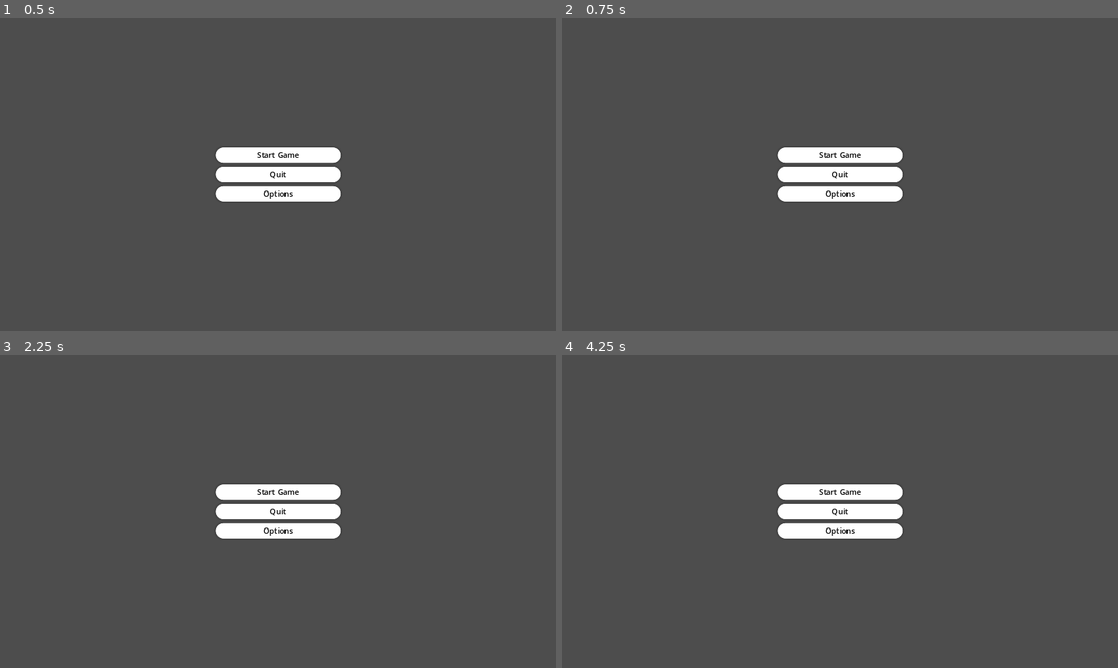
Above: before the commit, frames 1-4 (two rows, left to right).
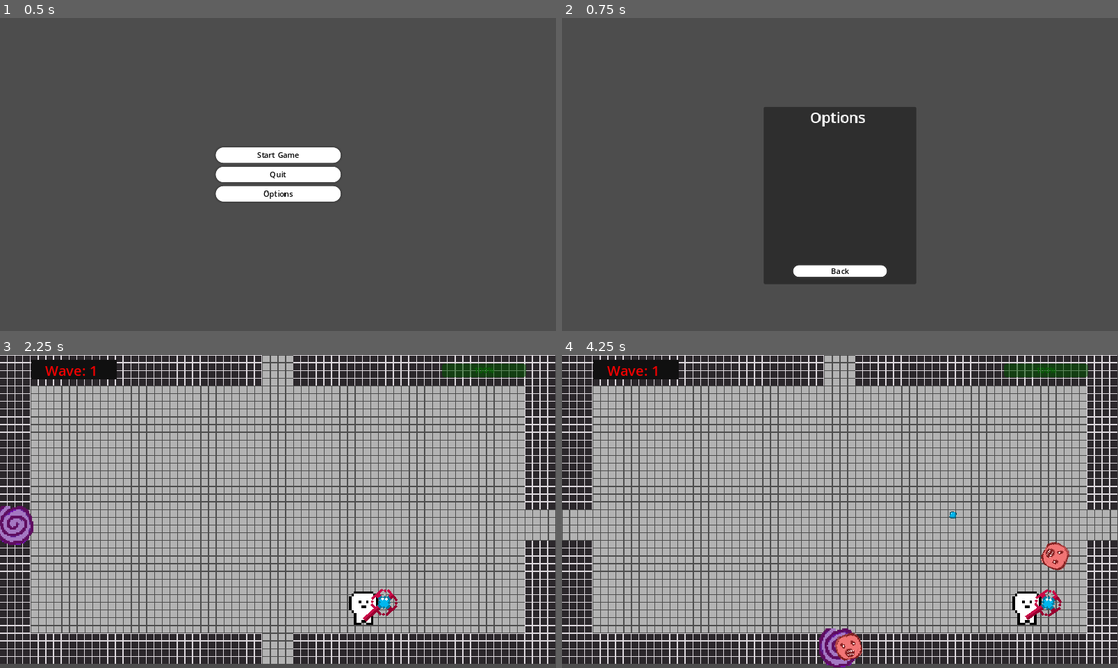
Above: after the commit, the same moments.

Repository: PlerbDraw/tony-nguyen-project
Game: Godot game, scene res://main_menu.tscn
Same seed, same stepped clock (60 frames per second), same inputs: the game is played once before the commit and once after it. This scene is started directly instead of the project's main scene.
Inputs (mouse positions are in pixels of both pictures, inside the frame that each line leads up to):
- Up to frame 1 (0.5 s): no input
- Up to frame 2 (0.75 s): click "Options" at 0.5 s
- Up to frame 3 (2.25 s): click (278, 608) at 1.25 s, where only the run after the commit has a clickable "Back"; click "Start Game" at 2 s
- Up to frame 4 (4.25 s): click (840, 492) at 2.75 s, where only the run before the commit has a clickable "Start Game"; move the mouse to (962, 495) at 3.52 s; hold Right (ui_right) from 3.53 s (still down); tap F (fire) at 3.6 s

Frame 1 is identical in both runs. In frame 2, 15% of the frame differs, in the area x 36-64%, y 28-85%; in frame 3, 83%; in frame 4, 83%, in the area x 0-100%, y 0-100%.

Commit message:
Menu work

Diff:
--- a/tony-nguyen-game-project-2-month/main_menu.gd
+++ b/tony-nguyen-game-project-2-month/main_menu.gd
@@ -1,14 +1,27 @@
 extends Control
+
+@onready var main_buttons: VBoxContainer = $MainButtons
+@onready var options: Panel = $Options
+
+func _ready():
+	main_buttons.visible = true
+	options.visible = false
+
 
 
 func _on_start_pressed():
-	get_tree().change_scene_to_file("res://game.tscn")
+	get_tree().change_scene_to_file("res://player_scenes/game.tscn")
 
 
 
 func _on_quit_pressed() -> void:
-	pass # Replace with function body.
+	get_tree().quit()
 
 
-func _on_options_pressed() -> void:
-	pass # Replace with function body.
+func _on_options_pressed():
+	main_buttons.visible = false
+	options.visible = true
+
+
+func _on_back_options_pressed() -> void:
+	_ready()
--- a/tony-nguyen-game-project-2-month/main_menu.tscn
+++ b/tony-nguyen-game-project-2-month/main_menu.tscn
@@ -11,8 +11,6 @@
 shadow_color = Color(0.22, 0.22, 0.22, 0.6)
 shadow_size = 5
 
-[sub_resource type="StyleBoxTexture" id="StyleBoxTexture_qpju0"]
-
 [node name="main_menu" type="Control"]
 layout_mode = 3
 anchors_preset = 8
@@ -24,7 +22,7 @@
 grow_vertical = 2
 script = ExtResource("1_xdpox")
 
-[node name="VBoxContainer" type="VBoxContainer" parent="."]
+[node name="MainButtons" type="VBoxContainer" parent="."]
 layout_mode = 1
 anchors_preset = 8
 anchor_left = 0.5
@@ -39,7 +37,7 @@
 grow_vertical = 2
 theme_override_constants/separation = 8
 
-[node name="start" type="Button" parent="VBoxContainer"]
+[node name="start" type="Button" parent="MainButtons"]
 layout_mode = 2
 size_flags_vertical = 3
 theme_override_colors/font_color = Color(0, 0, 0, 1)
@@ -48,7 +46,7 @@
 action_mode = 0
 text = "Start Game"
 
-[node name="quit" type="Button" parent="VBoxContainer"]
+[node name="quit" type="Button" parent="MainButtons"]
 layout_mode = 2
 size_flags_vertical = 3
 theme_override_colors/font_color = Color(0, 0, 0, 1)
@@ -57,7 +55,7 @@
 action_mode = 0
 text = "Quit"
 
-[node name="options" type="Button" parent="VBoxContainer"]
+[node name="options" type="Button" parent="MainButtons"]
 layout_mode = 2
 size_flags_vertical = 3
 theme_override_colors/font_color = Color(0, 0, 0, 1)
@@ -66,14 +64,54 @@
 action_mode = 0
 text = "Options"
 
-[node name="Panel" type="Panel" parent="."]
-layout_mode = 0
-offset_left = -576.0
-offset_top = -324.0
-offset_right = 576.0
-offset_bottom = 324.0
-theme_override_styles/panel = SubResource("StyleBoxTexture_qpju0")
+[node name="Options" type="Panel" parent="."]
+layout_mode = 1
+anchors_preset = 8
+anchor_left = 0.5
+anchor_top = 0.5
+anchor_right = 0.5
+anchor_bottom = 0.5
+offset_left = -158.0
+offset_top = -140.0
+offset_right = 158.0
+offset_bottom = 227.0
+grow_horizontal = 2
+grow_vertical = 2
 
-[connection signal="pressed" from="VBoxContainer/start" to="." method="_on_start_pressed"]
-[connection signal="pressed" from="VBoxContainer/quit" to="." method="_on_quit_pressed"]
-[connection signal="pressed" from="VBoxContainer/options" to="." method="_on_options_pressed"]
+[node name="Label" type="Label" parent="Options"]
+layout_mode = 1
+anchors_preset = 5
+anchor_left = 0.5
+anchor_right = 0.5
+offset_left = -62.0
+offset_right = 62.0
+offset_bottom = 49.0
+grow_horizontal = 2
+theme_override_colors/font_color = Color(0.97, 0.97, 0.97, 1)
+theme_override_font_sizes/font_size = 30
+text = "Options"
+
+[node name="Back" type="Button" parent="Options"]
+layout_mode = 1
+anchors_preset = 7
+anchor_left = 0.5
+anchor_top = 1.0
+anchor_right = 0.5
+anchor_bottom = 1.0
+offset_left = -97.0
+offset_top = -38.0
+offset_right = 97.0
+offset_bottom = -15.0
+grow_horizontal = 2
+grow_vertical = 0
+size_flags_vertical = 3
+theme_override_colors/font_color = Color(0, 0, 0, 1)
+theme_override_font_sizes/font_size = 16
+theme_override_styles/normal = SubResource("StyleBoxFlat_yqevx")
+action_mode = 0
+text = "Back"
+
+[connection signal="pressed" from="MainButtons/start" to="." method="_on_start_pressed"]
+[connection signal="pressed" from="MainButtons/quit" to="." method="_on_quit_pressed"]
+[connection signal="pressed" from="MainButtons/options" to="." method="_on_options_pressed"]
+[connection signal="pressed" from="Options/Back" to="." method="_on_back_options_pressed"]
Not shown: 1 places in tony-nguyen-game-project-2-month/main_menu.tscn that only renumber resources
